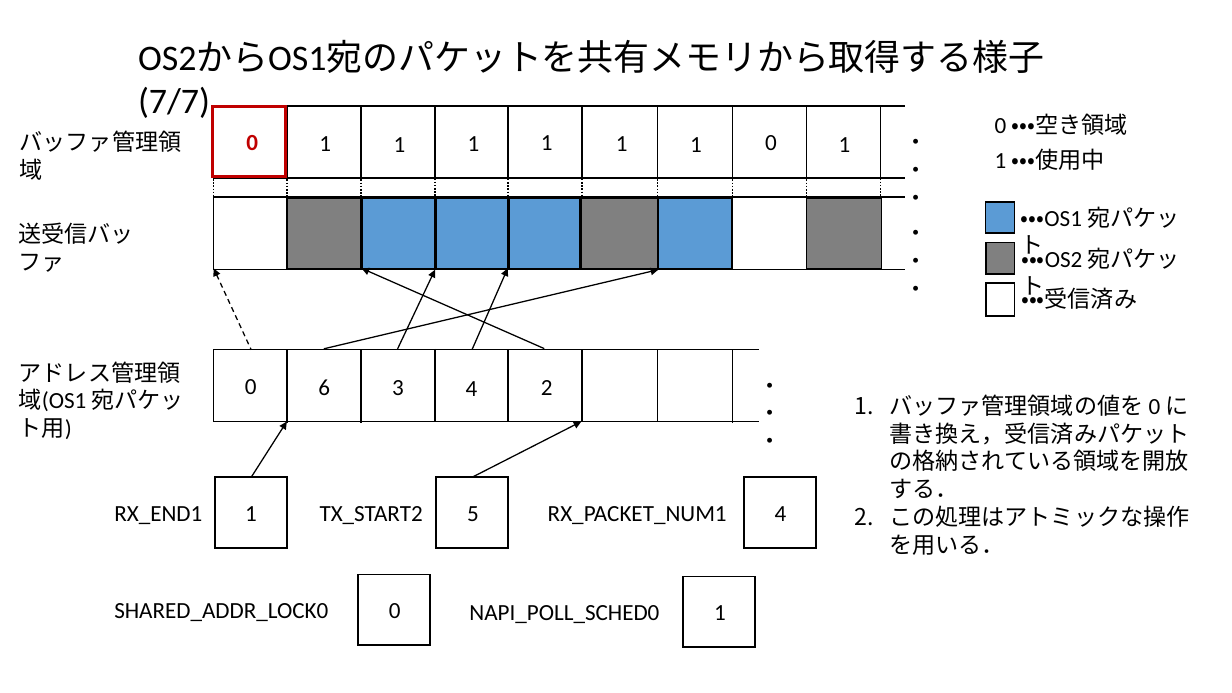
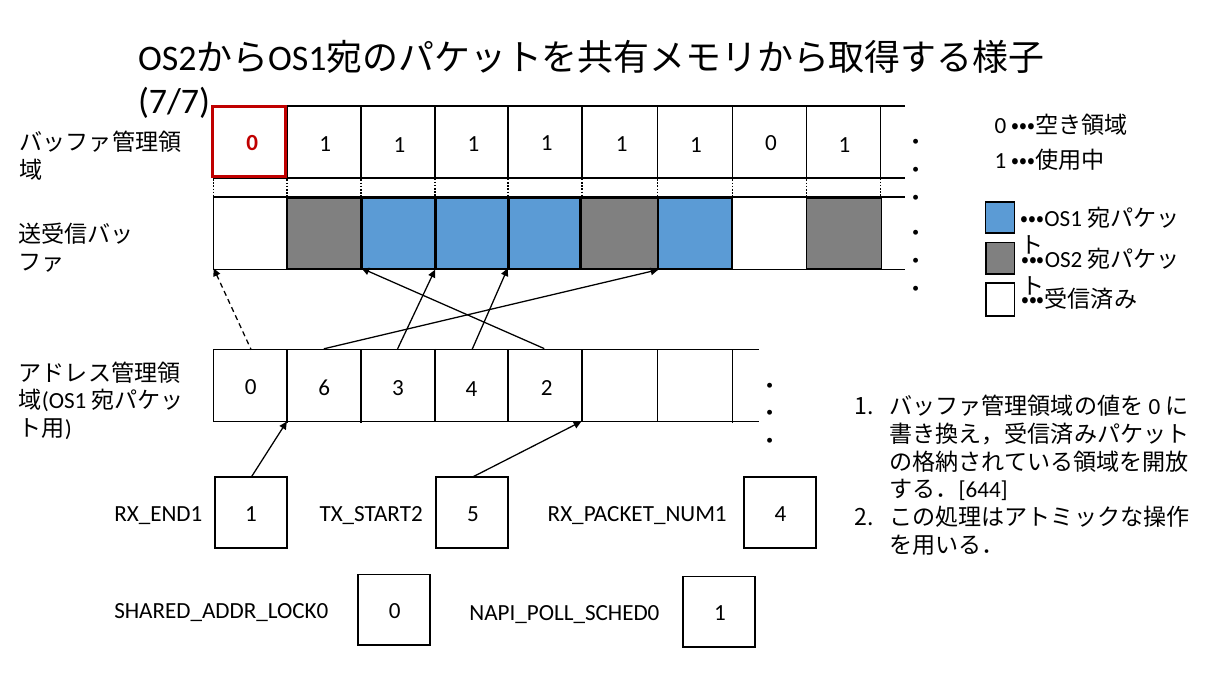
Before and after one commit to yoshida-shu/materials, a slide deck: slide 17 of snull.pptx. Drawn at 1232x693 pixels with LibreOffice and Linux fonts; fonts in the diff are those of the drawing. Boxes give left, top, right and bottom in pixels: in the first picture for what was removed or moved away, otherwise in the second. Text is boxed around its words. In the diff, an @@ line names an element or a change of style, - is before the commit and + after.

```diff
--- a/snull.pptx
+++ b/snull.pptx
@@ text at [889, 394, 1189, 500]: text changed @@
-1. バッファ管理領域の値を 0 に書き換え，受信済みパケットの格納されている領域を開放する．
+1. バッファ管理領域の値を 0 に書き換え，受信済みパケットの格納されている領域を開放する．[644]
```
Also in this commit, not shown: 15 other slides changed, 1 other file.
